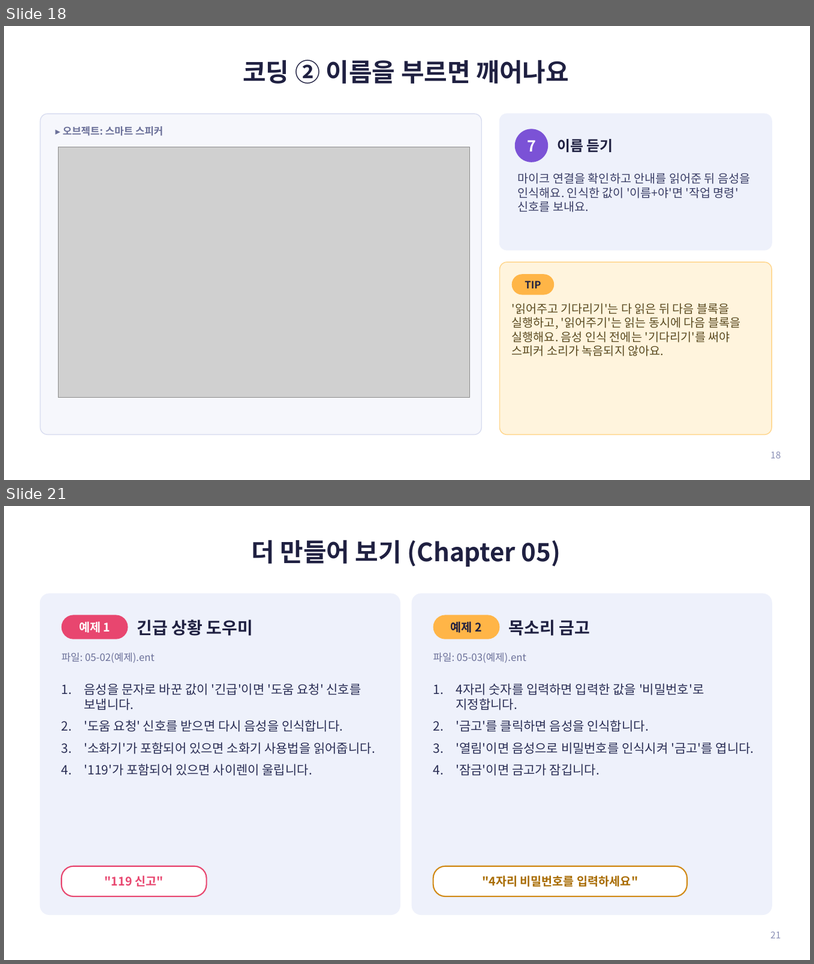
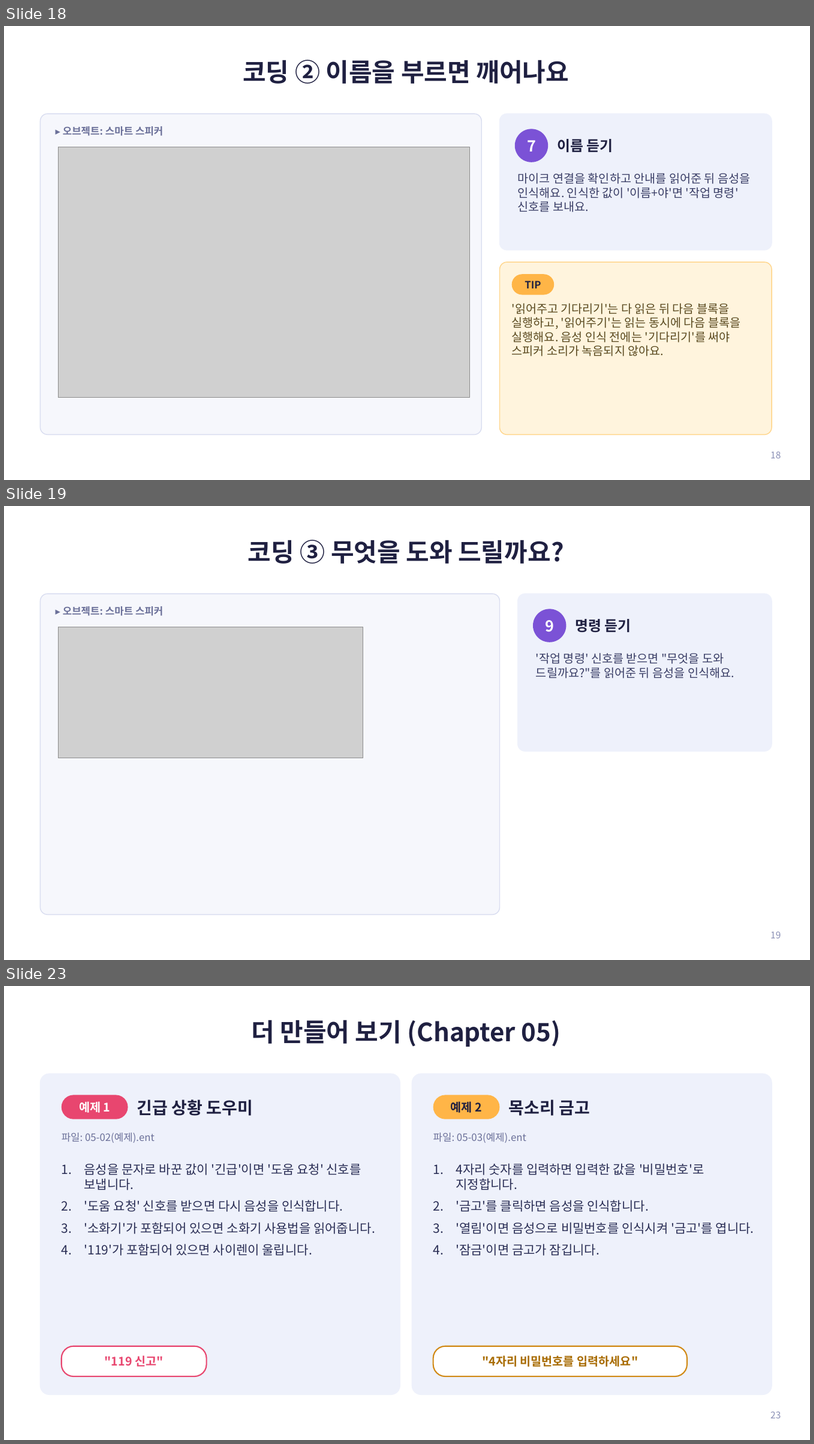
Before and after one commit to jisun294020-ops/school, a slide deck: entry-ai-audio/엔트리_AI_오디오감지_수업자료.pptx. Shown one above the other, each under a label of ours: slides 18 and 21 before the commit, slides 18, 19 and 23 after it; the slides between them are not shown. The pictures are 814x964 and 814x1444 pixels, drawn with LibreOffice and Linux fonts; fonts in the diff are those of the drawing; grey boxes stand for pictures. Boxes give left, top, right and bottom in pixels: in the first picture for what was removed or moved away, otherwise in the second. Text is boxed around its words. In the diff, an @@ line names an element or a change of style, - is before the commit and + after.

```diff
--- a/entry-ai-audio/엔트리_AI_오디오감지_수업자료.pptx
+++ b/entry-ai-audio/엔트리_AI_오디오감지_수업자료.pptx
@@ slide 19 added at [4, 506, 810, 960], background #FFFFFF @@
@@ title added at [248, 540, 564, 564], 30 pt, text #1F2041, bold @@
+코딩 ③ 무엇을 도와 드릴까요?
@@ rounded rectangle added at [40, 594, 500, 915], fill #F6F7FC, outline #D9DDF0 1 pt @@
@@ rounded rectangle added at [518, 594, 772, 751], fill #EEF1FB, outline #EEF1FB 1 pt @@
@@ text added at [63, 606, 163, 616], 12 pt, text #6B7099, bold @@
+▸ 오브젝트: 스마트 스피커
@@ ellipse added at [533, 609, 567, 642], fill #7B52D6 @@
@@ picture added at [59, 627, 363, 758] @@
@@ text added at [545, 620, 554, 632], 18 pt, text #FFFFFF, bold @@
+9
@@ text added at [576, 619, 632, 632], 17 pt, text #1F2041, bold @@
+명령 듣기
@@ text added at [536, 653, 735, 678], 14 pt, text #3A3E66 @@
+'작업 명령' 신호를 받으면 "무엇을 도와 드릴까요?"를 읽어준 뒤 음성을 인식해요.
@@ page number added at [771, 931, 781, 938], 11 pt, text #8A8FB5 @@
+19
@@ what was slide 21 is now slide 23 @@
@@ page number at [771, 1411, 781, 1418]: text changed @@
-21
+23
```
Also in this commit, not shown: 2 slides changed, 1 other slide added, 4 other files.
